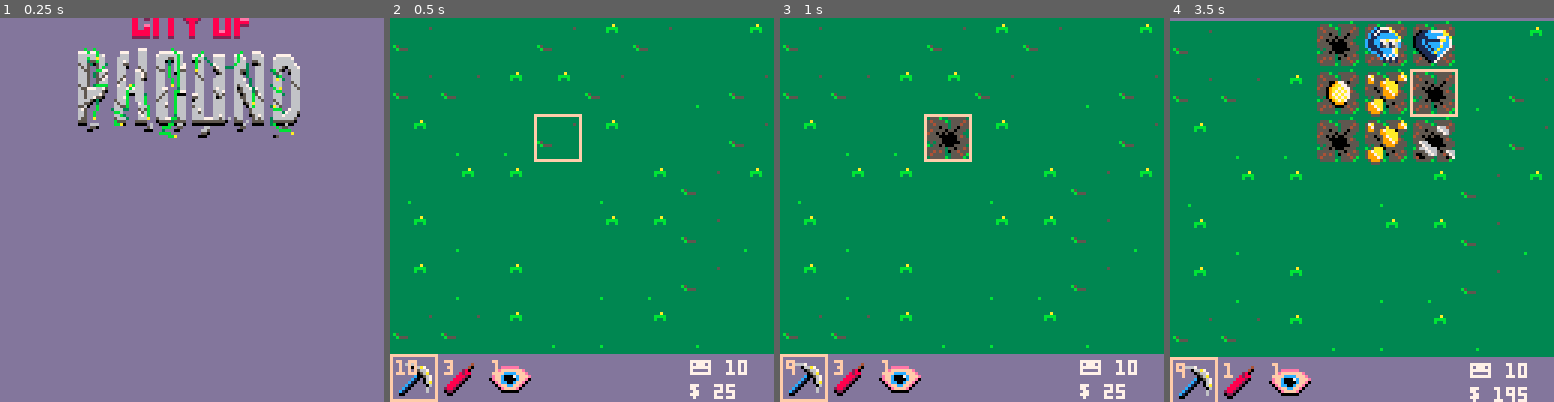
Above: before the commit, frames 1-4 (left to right).
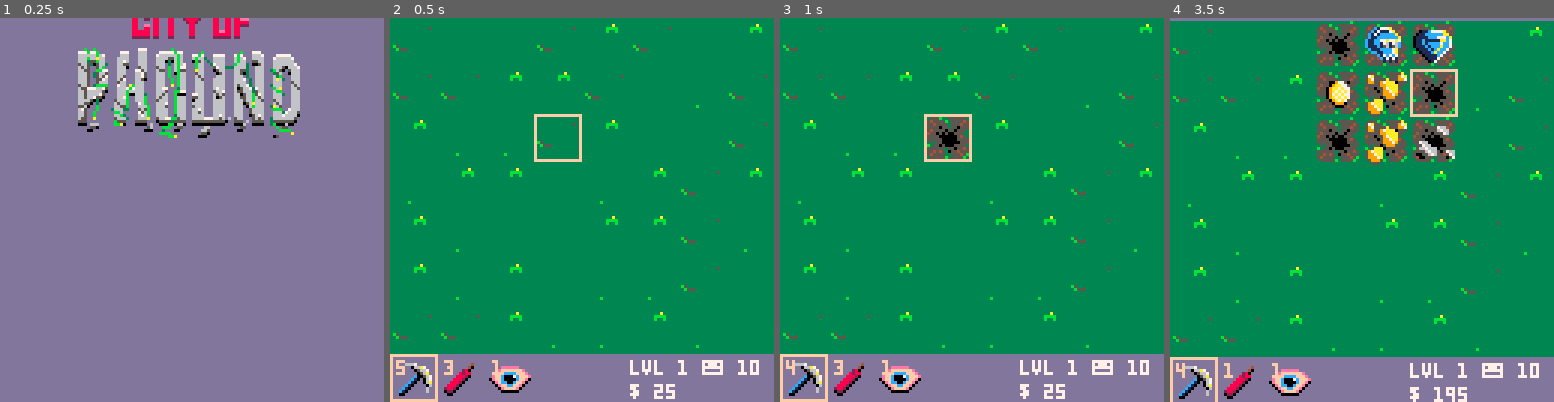
Above: after the commit, the same moments.

Repository: seanpackham/lost-and-found
Game: PICO-8 cartridge main.p8
The game is run twice, just before and just after one commit, with the same random seed, the same clock (stepped at 60 frames per second) and the same inputs.
Inputs:
- Up to frame 1 (0.25 s): no input
- Up to frame 2 (0.5 s): tap X (X key) at 0.33 s
- Up to frame 3 (1 s): tap O (Z key) at 0.7 s
- Up to frame 4 (3.5 s): tap X (X key) at 1.07, 1.85, 2.97 s; hold Right 1.6-2.1 s; tap O (Z key) every 0.4 s from 1.7 to 3.3 s; hold Up 2.15-2.42 s; hold Right 2.47-3.03 s; hold Left from 3.08 s (still down)

Frame 1 is identical in both runs. In frame 2, 1.1% of the frame differs, in the area x 1-97%, y 89-100%; in frame 3, 1.0%; in frame 4, 1.1%.

Commit message:
Fixed bug, removed music

Diff:
--- a/main.p8
+++ b/main.p8
@@ -69,15 +69,16 @@
 	end
 
 	-- play dynamite sound
-		sfx(9)
+	sfx(9)
 	items[i].uses -= 1
 	shake += 0.25
 
  for x = cursor.x - 1 , cursor.x + 1 do
 		for y = cursor.y - 1, cursor.y + 1 do
 			local tile = tiles[clamp(x, 1, 8)][clamp(y, 1, 7)]
+			add(tile.sprites, dig_tile)
+
 			if tile.e then
-				add(tile.sprites, dig_tile)
 
 				if tile.e.type == "loot" then
 					sfx(6)
@@ -90,6 +91,7 @@
 					-- still take environment damage
 					else
 						workers -= tile.e.value
+						add(tile.sprites, tile.e)
 					end
 				end
 			end
@@ -161,7 +163,7 @@
 		-- gameover
 		if workers <= 0 then
 			state = gameover
-			sfx(1)
+			-- sfx(1)
 		end
 	end,
 
@@ -251,8 +253,10 @@
 
 ui = {
 	draw = function()
-		print("😐 " .. workers, 100, 7 * 16 + 2, 7)
-		print("$ " .. money, 100, 7 * 16 + 10, 7)
+		print("lvl " .. level, 80, 7 * 16 + 2, 7)
+
+		print("😐 " .. workers, 104, 7 * 16 + 2, 7)
+		print("$ " .. money, 80, 7 * 16 + 10, 7)
 	end
 }
 
@@ -322,6 +326,9 @@
 }
 
 function _init()
+	sfx(-1)
+	sfx(1)
+
 	-- transparency color
 	palt(0, false)
 	palt(13, true)
@@ -356,7 +363,7 @@
 	add_loot("chest", 		1, 25, 40)
 
 	-- items
-	add_item("pick", 				10, 10, 100)
+	add_item("pick", 				5, 10, 100)
 	add_item("bomb", 				3, 20, 98)
 	add_item("vision", 		1, 50, 96)
 	-- add_item("antidote", 1, 15, 102)
@@ -374,9 +381,6 @@
 end
 
 function next_level()
-	sfx(-1)
-	sfx(1)
-
 	-- globals
 	tiles = {}
 	spawns = {}
